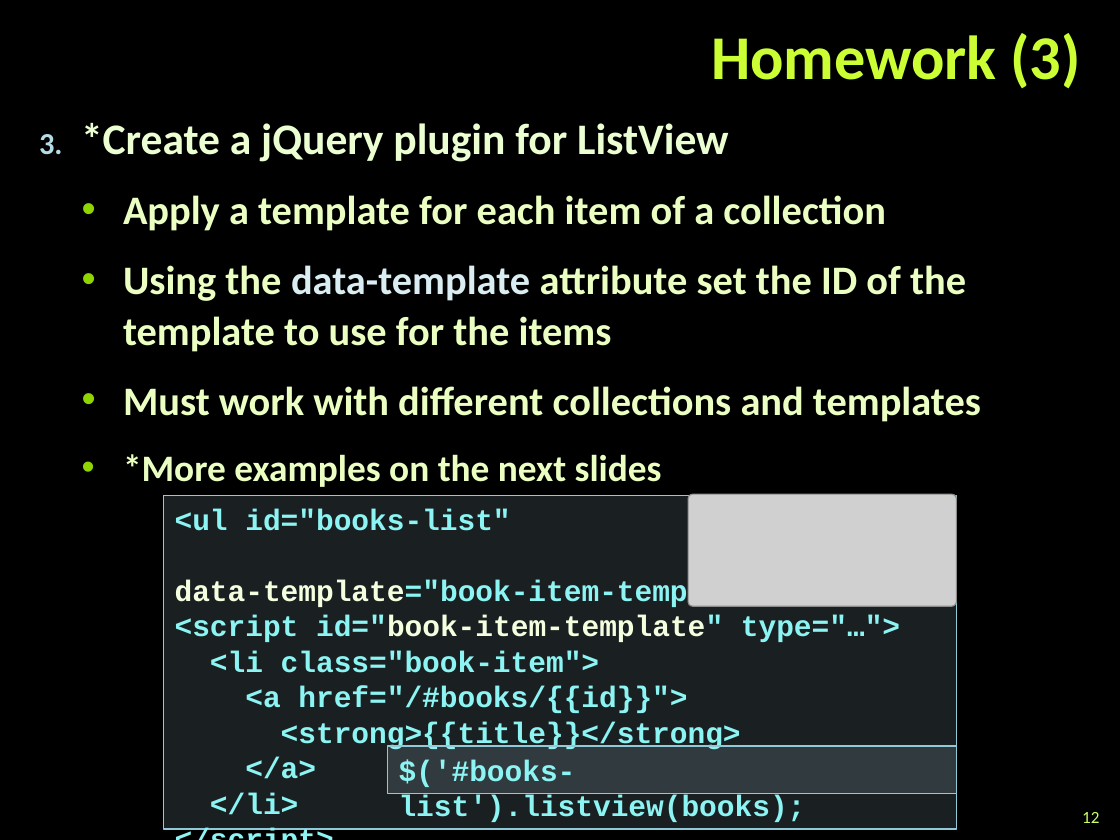
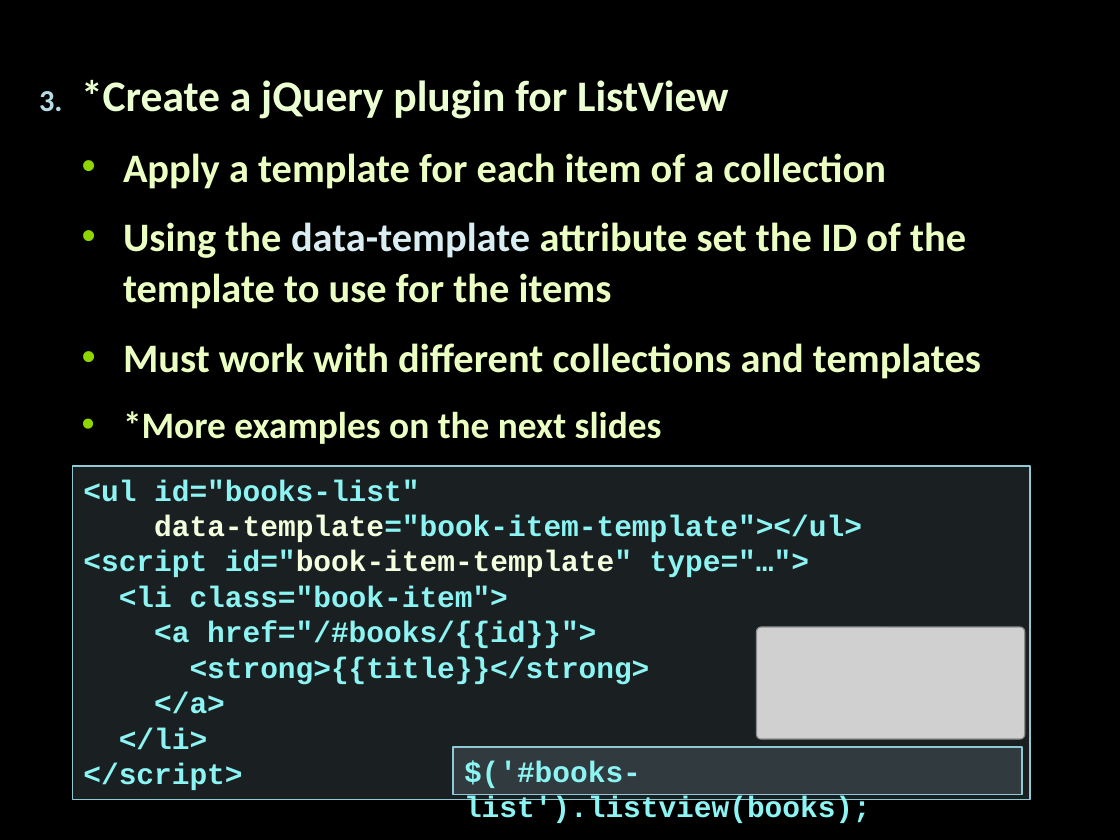
Before and after one commit to Termininja/TelerikAcademy, a slide deck: slide 3 of JavaScript/JS UI & DOM/11. HTML Templates/HTML Templates.pptx (slide 12 before the commit). Drawn at 1120x840 pixels with LibreOffice and Linux fonts; fonts in the diff are those of the drawing; grey boxes stand for pictures; background and template pictures are left out. Boxes give left, top, right and bottom in pixels: in the first picture for what was removed or moved away, otherwise in the second. Text is boxed around its words. In the diff, an @@ line names an element or a change of style, - is before the commit and + after.

```diff
--- a/JavaScript/JS UI & DOM/11. HTML Templates/HTML Templates.pptx
+++ b/JavaScript/JS UI & DOM/11. HTML Templates/HTML Templates.pptx
@@ title removed at (711, 33, 1081, 89) @@
-Homework (3)
@@ text "*Create a jQuery plugin for ...": place and size @@
-text "*Create a jQuery plugin for ..." at (81, 123, 981, 487)
+text "*Create a jQuery plugin for ..." at (81, 80, 981, 444)
@@ rectangle "<ul id="books-list" data-template="book-item-template"></ul>": place and size @@
-rectangle "<ul id="books-list" data-template="book-item-template"></ul>" at (164, 495, 956, 829)
+rectangle "<ul id="books-list" data-template="book-item-template"></ul>" at (73, 466, 1030, 800)
@@ picture: place and size @@
-picture at (688, 494, 955, 606)
+picture at (756, 627, 1024, 739)
@@ rectangle "$('#books-list').listview(books);": place and size @@
-rectangle "$('#books-list').listview(books);" at (388, 746, 956, 793)
+rectangle "$('#books-list').listview(books);" at (452, 747, 1021, 794)
@@ page number removed at (1082, 812, 1099, 823) @@
-12
```
Also in this commit, not shown: 4 other slides changed, 9 slides removed, 11 other files.
